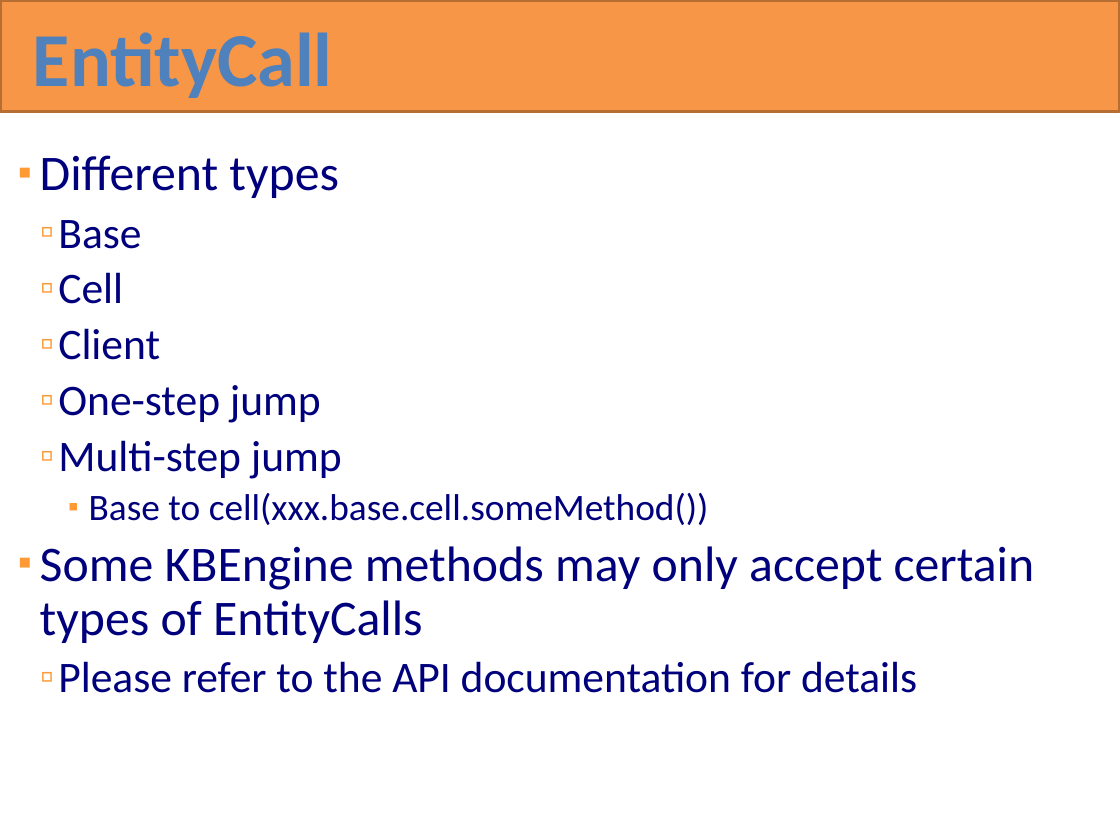
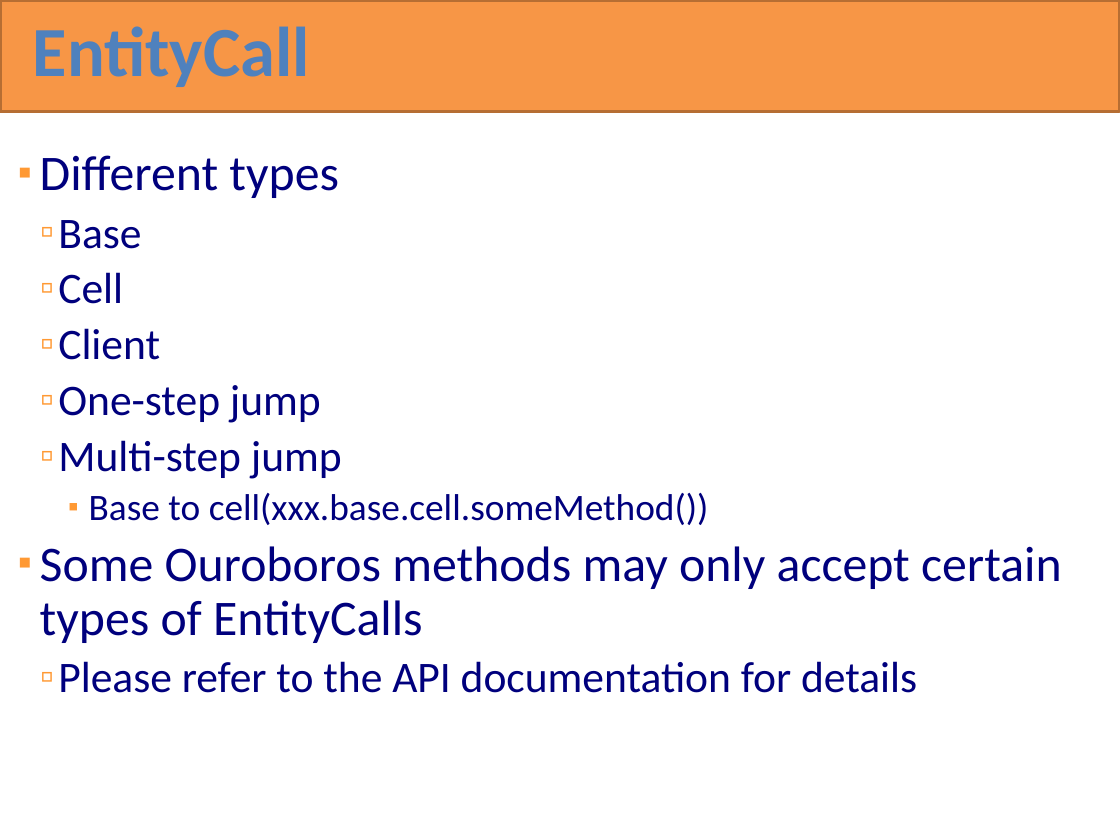
Before and after one commit to RottenVisions/ouroboros, a slide deck: slide 71 of docs/Ouroboros overview(en).pptx. Drawn at 1120x840 pixels with LibreOffice and Linux fonts; fonts in the diff are those of the drawing. Boxes give left, top, right and bottom in pixels: in the first picture for what was removed or moved away, otherwise in the second. Text is boxed around its words. In the diff, an @@ line names an element or a change of style, - is before the commit and + after.

```diff
--- a/docs/Ouroboros overview(en).pptx
+++ b/docs/Ouroboros overview(en).pptx
@@ text "EntityCall" at bbox=[33, 26, 310, 87]: size 49 to 45.3 pt; line spacing 1 to 0.8 @@
@@ text at bbox=[40, 546, 1062, 643]: text changed @@
-▪ Some KBEngine methods may only accept certain types of EntityCalls
+▪ Some Ouroboros methods may only accept certain types of EntityCalls
```
Also in this commit, not shown: 112 other slides changed, 2 other files.
